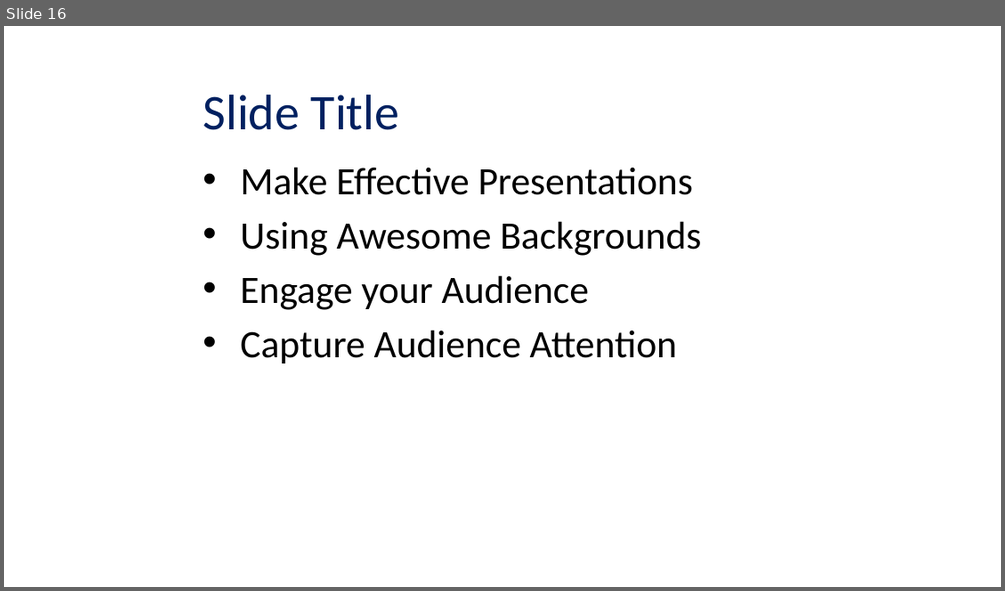
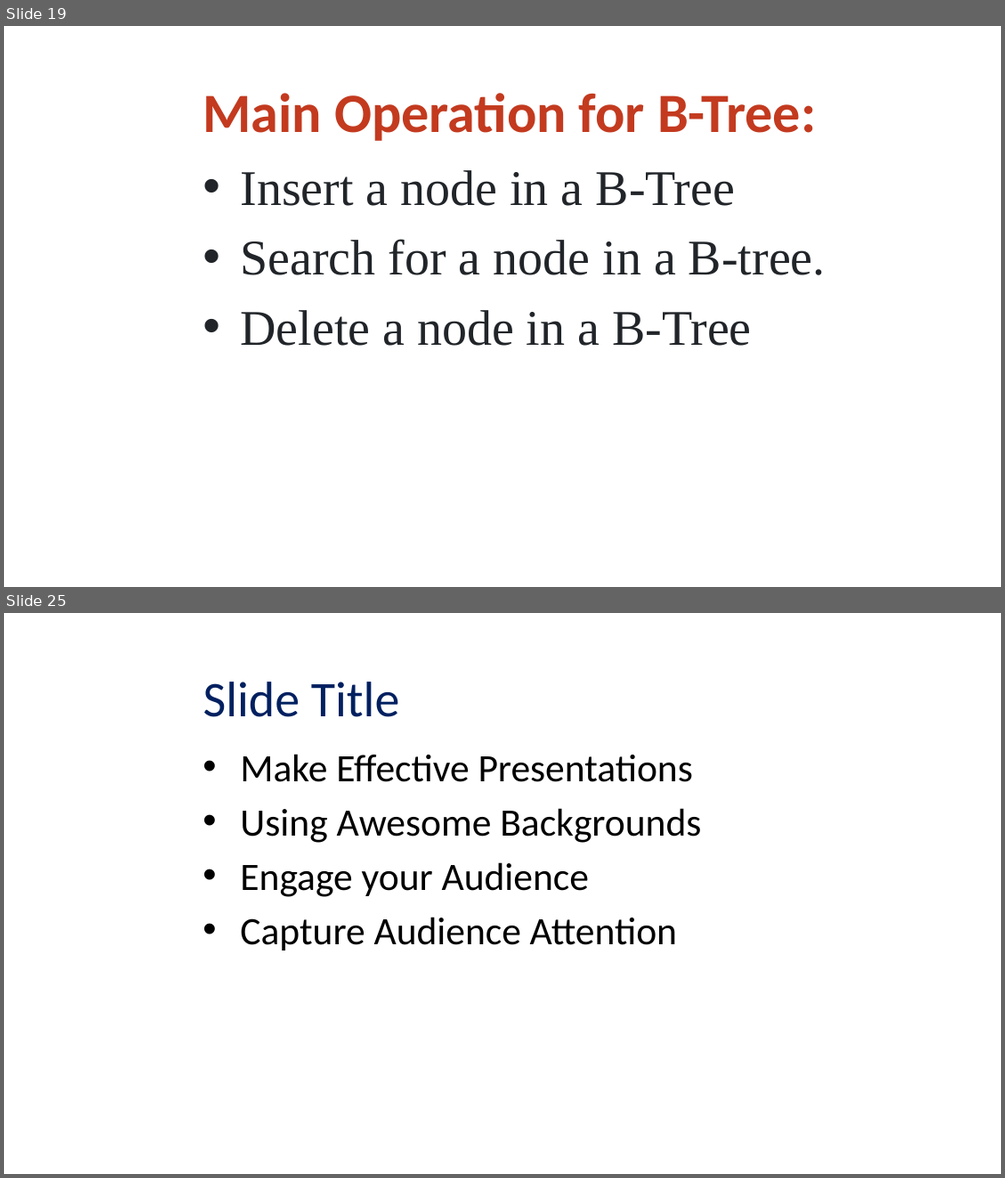
Before and after one commit to viettungvuong/Seminar, a slide deck: Seminar.pptx. Shown one above the other, each under a label of ours: slide 16 before the commit, slides 19 and 25 after it; the slides between them are not shown. The pictures are 1005x591 and 1005x1178 pixels, drawn with LibreOffice and Linux fonts; fonts in the diff are those of the drawing; background and template pictures are left out. Boxes give left, top, right and bottom in pixels: in the first picture for what was removed or moved away, otherwise in the second. Text is boxed around its words. In the diff, an @@ line names an element or a change of style, - is before the commit and + after.

```diff
--- a/Seminar.pptx
+++ b/Seminar.pptx
@@ slide 19 added at [4,26,1001,587], background picture (left out) @@
@@ title added at [203,93,816,141], 40 pt, text #C33A1F, bold @@
+Main Operation for B-Tree:
@@ text added at [240,170,825,346], 36 pt, text #212529 @@
+• Insert a node in a B-Tree
+• Search for a node in a B-tree.
+• Delete a node in a B-Tree
@@ what was slide 16 is now slide 25 @@
```
Also in this commit, not shown: 8 other slides added.
